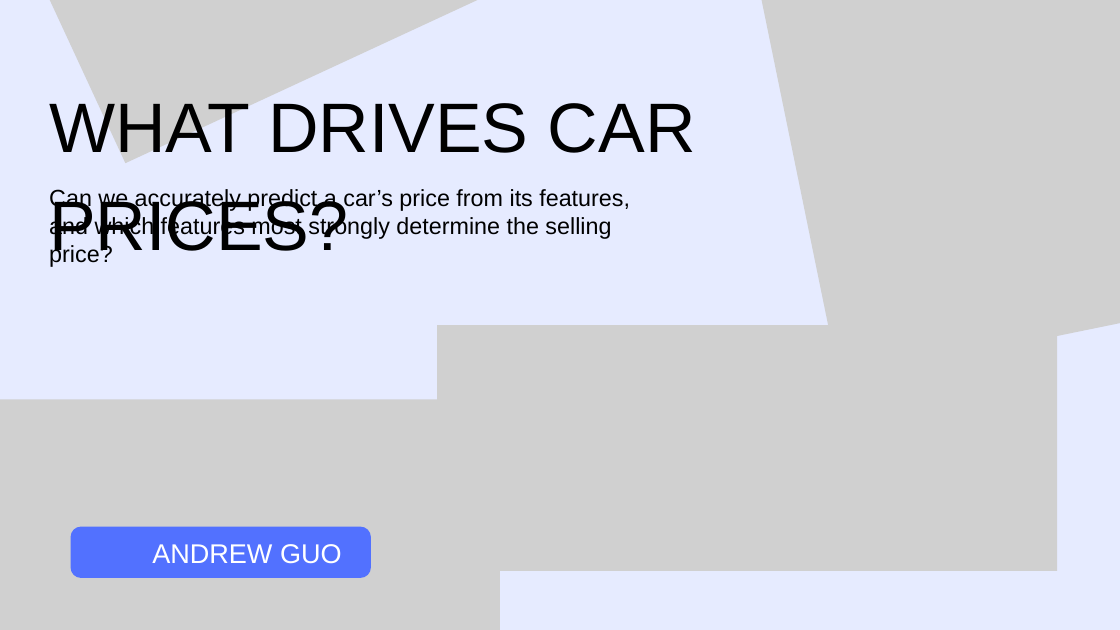
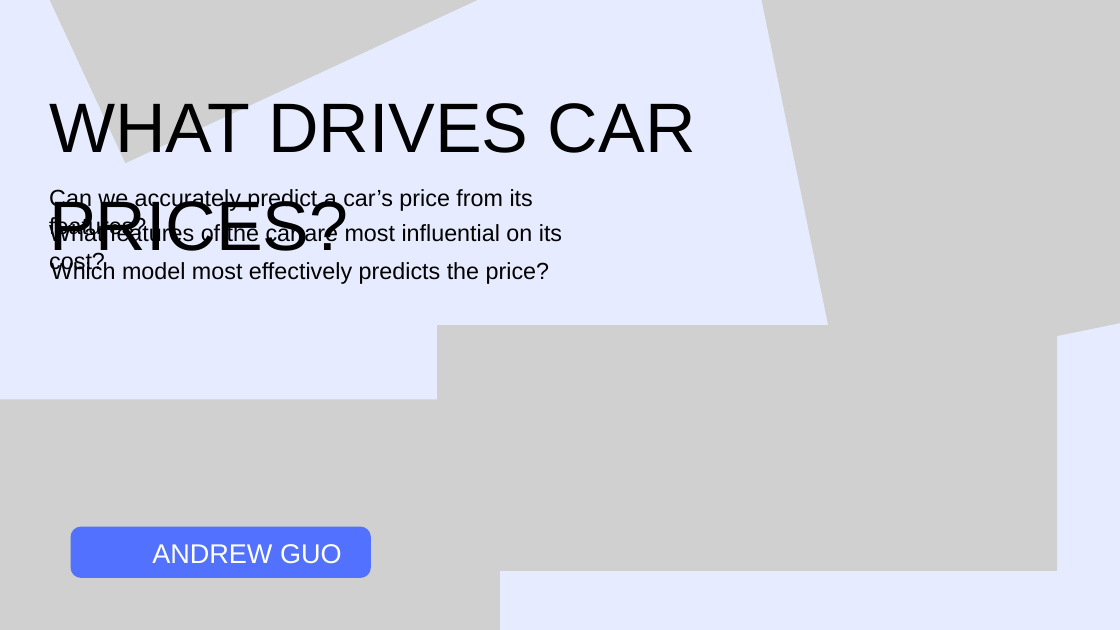
Before and after one commit to guoandrew7/Car_Modeling_Project, a slide deck: slide 1 of Final_Presentation.pptx. Drawn at 1120x630 pixels with LibreOffice and Linux fonts; fonts in the diff are those of the drawing; grey boxes stand for pictures. Boxes give left, top, right and bottom in pixels: in the first picture for what was removed or moved away, otherwise in the second. Text is boxed around its words. In the diff, an @@ line names an element or a change of style, - is before the commit and + after.

```diff
--- a/Final_Presentation.pptx
+++ b/Final_Presentation.pptx
@@ text at [49,189,533,212]: text changed @@
-Can we accurately predict a car’s price from its features, and which features most strongly determine the selling price?
+Can we accurately predict a car’s price from its features?
@@ text added at [49,222,562,246], 30 pt, text #000000 @@
+What features of the car are most influential on its cost?
@@ text added at [51,261,550,284], 30 pt, text #000000 @@
+Which model most effectively predicts the price?
```
Also in this commit, not shown: 2 other files.
